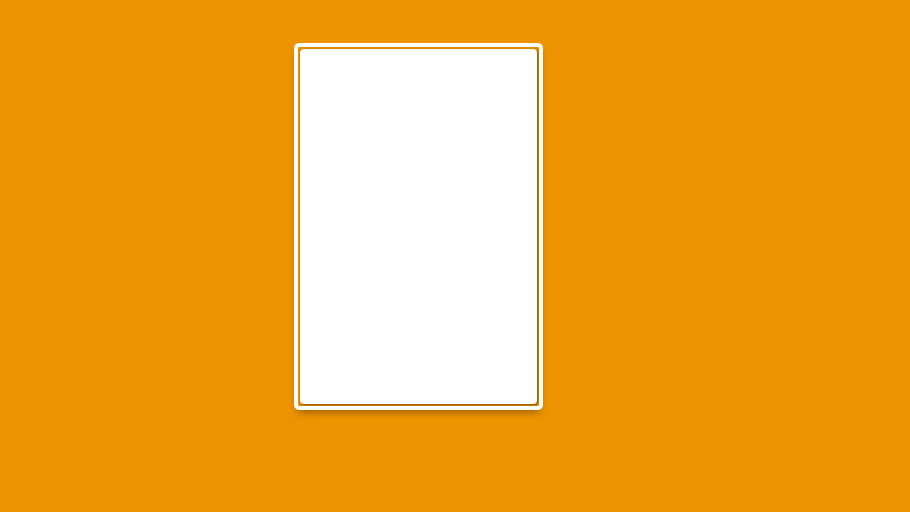
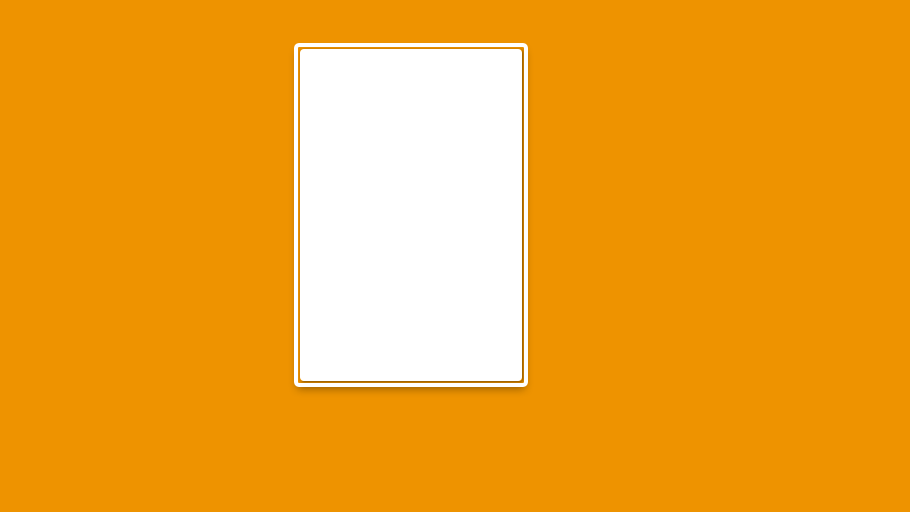
Comparing the layer stacks of the two w=910, h=512 images. Changes:
added group "poster_list" with 3 layers above "poster db" over [298, 47, 525, 384]
added layer "poster_focus Kopie" (3rd of 6, in "poster_list") in group "poster_list" over [298, 47, 525, 384]
added layer "poster mask" (3rd of 6, in "poster_list") in group "poster_list" over [300, 49, 522, 381]
added layer "shadow" (4th of 9, in "poster_list") in group "poster_list" over [300, 49, 522, 381]
hid group "poster db" (3 layers) over [297, 46, 540, 407]
